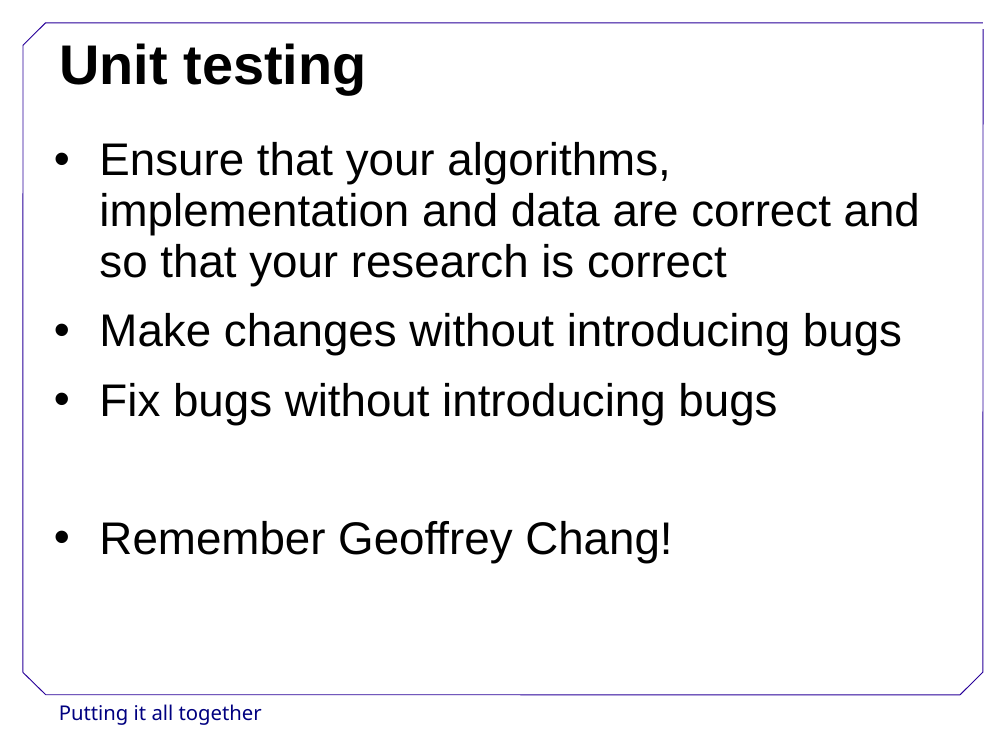
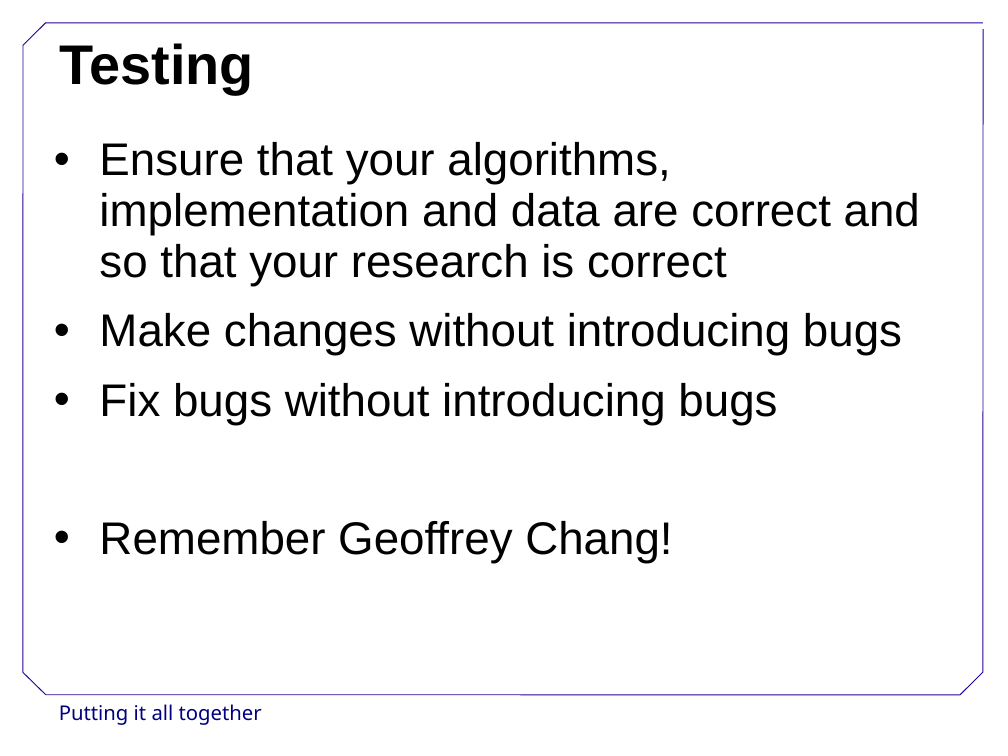
Before and after one commit to swcarpentry/DEPRECATED-boot-camps, a slide deck: slide 5 of slides/PuttingItAllTogether.ppt (slide 6 before the commit). Drawn at 1008x756 pixels with LibreOffice and Linux fonts; fonts in the diff are those of the drawing; background and template pictures are left out. Boxes give left, top, right and bottom in pixels: in the first picture for what was removed or moved away, otherwise in the second. Text is boxed around its words. In the diff, an @@ line names an element or a change of style, - is before the commit and + after.

```diff
--- a/slides/PuttingItAllTogether.ppt
+++ b/slides/PuttingItAllTogether.ppt
@@ title at (59,43,253,94): text changed @@
-Unit testing
+Testing
```
Also in this commit, not shown: 4 other slides changed, 6 slides added, 11 slides removed, 6 other files.
